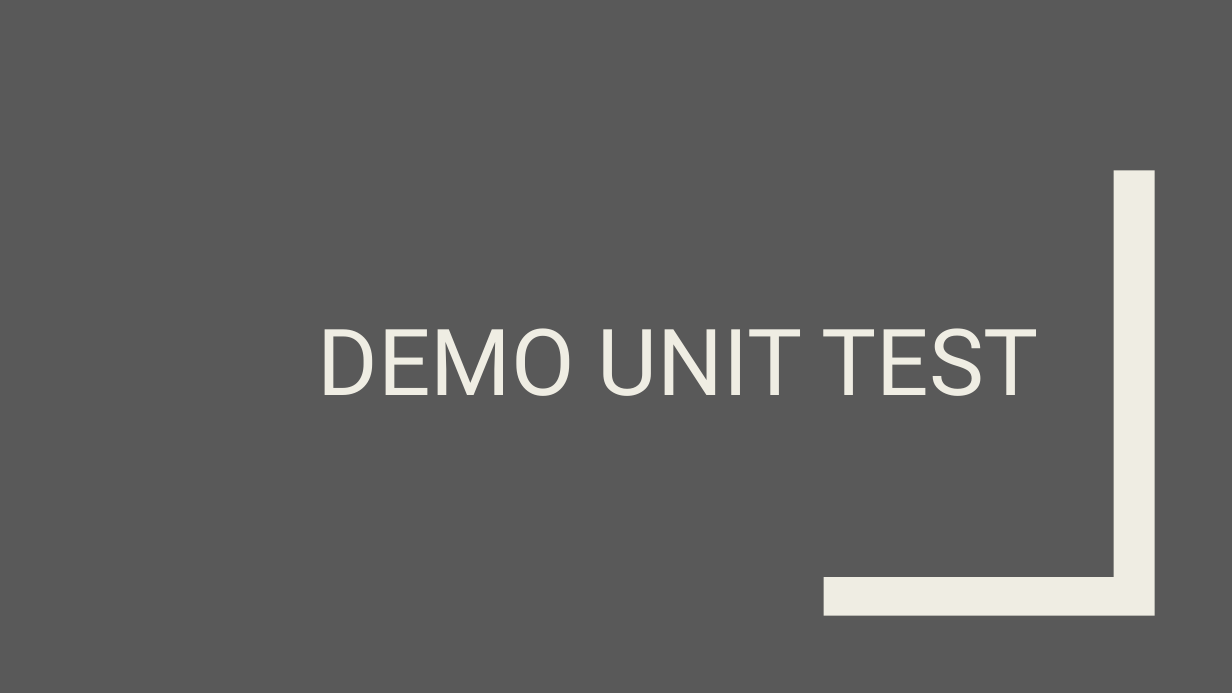
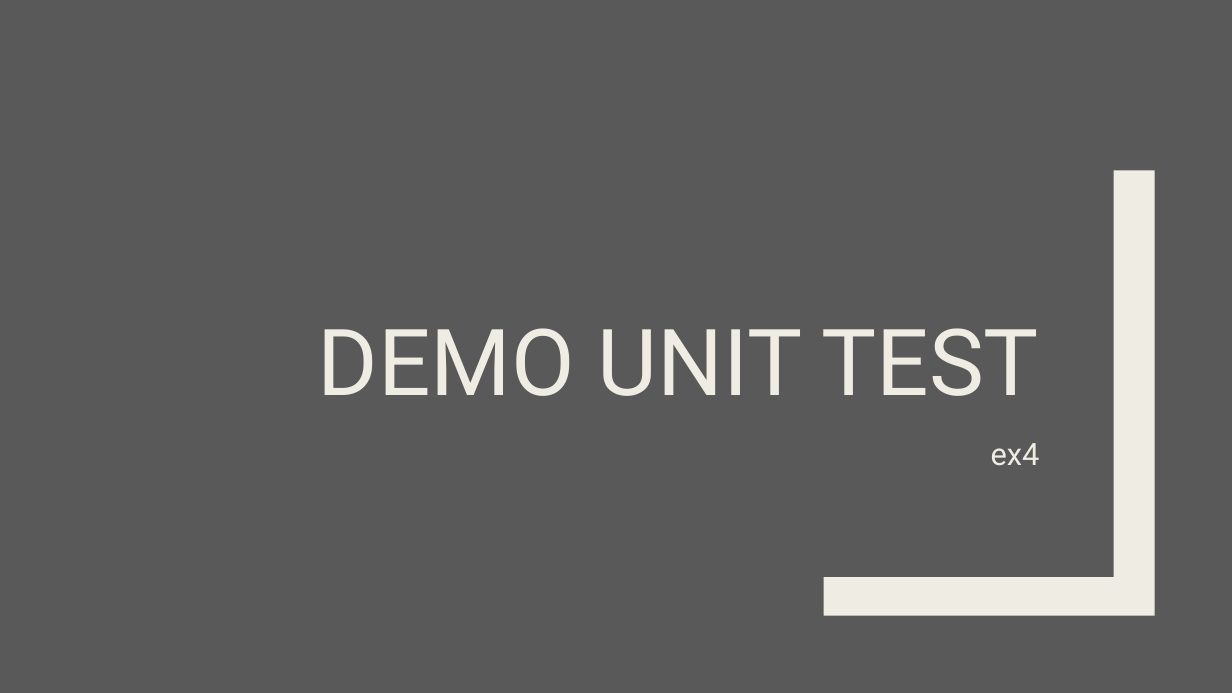
Before and after one commit to pkyurkchiev/mean-stack, a slide deck: slide 24 of presentations/nodeJS.pptx. Drawn at 1232x693 pixels with LibreOffice and Linux fonts; fonts in the diff are those of the drawing. Boxes give left, top, right and bottom in pixels: in the first picture for what was removed or moved away, otherwise in the second. Text is boxed around its words. In the diff, an @@ line names an element or a change of style, - is before the commit and + after.

```diff
--- a/presentations/nodeJS.pptx
+++ b/presentations/nodeJS.pptx
@@ text added at [991, 443, 1040, 465], 24 pt, text #EFEDE3 @@
+ex4
```
Also in this commit, not shown: 5 other slides changed, 5 other files.
